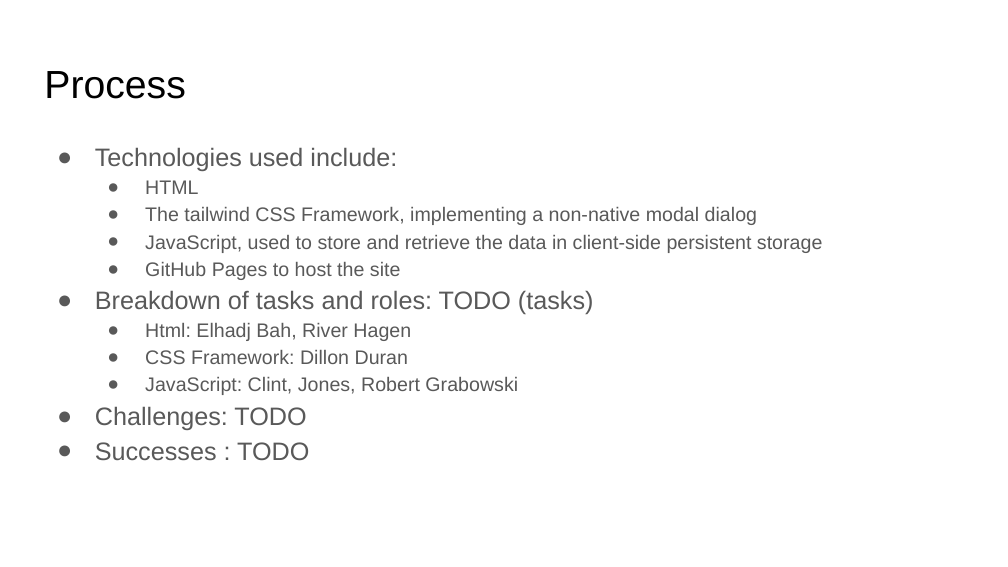
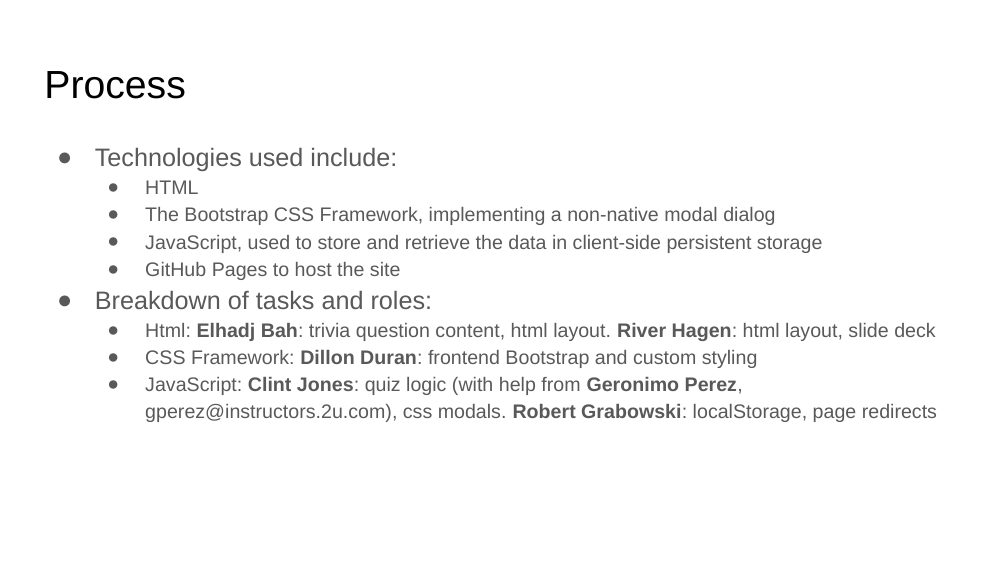
Before and after one commit to clintsrc/nerd-trivia, a slide deck: slide 4 of assets/slides/Project Presentation.pptx. Drawn at 1008x567 pixels with LibreOffice and Linux fonts; fonts in the diff are those of the drawing. Boxes give left, top, right and bottom in pixels: in the first picture for what was removed or moved away, otherwise in the second. Text is boxed around its words. In the diff, an @@ line names an element or a change of style, - is before the commit and + after.

```diff
--- a/assets/slides/Project Presentation.pptx
+++ b/assets/slides/Project Presentation.pptx
@@ text at (145,207,775,225): text changed @@
-  ● The tailwind CSS Framework, implementing a non-native modal dialog
+  ● The Bootstrap CSS Framework, implementing a non-native modal dialog
@@ text at (95,290,937,422): text changed @@
-● Breakdown of tasks and roles: TODO (tasks)
-  ● Html: Elhadj Bah, River Hagen
-  ● CSS Framework: Dillon Duran
-  ● JavaScript: Clint, Jones, Robert Grabowski
-● Challenges: TODO
-● Successes : TODO
+● Breakdown of tasks and roles:
+  ● Html: Elhadj Bah: trivia question content, html layout. River Hagen: html layout, slide deck
+  ● CSS Framework: Dillon Duran: frontend Bootstrap and custom styling
+  ● JavaScript: Clint Jones: quiz logic (with help from Geronimo Perez, gperez@instructors.2u.com), css modals. Robert Grabowski: localStorage, page redirects
```
Also in this commit, not shown: 5 other slides changed, 3 slides added, 1 slide removed, 4 other files.
